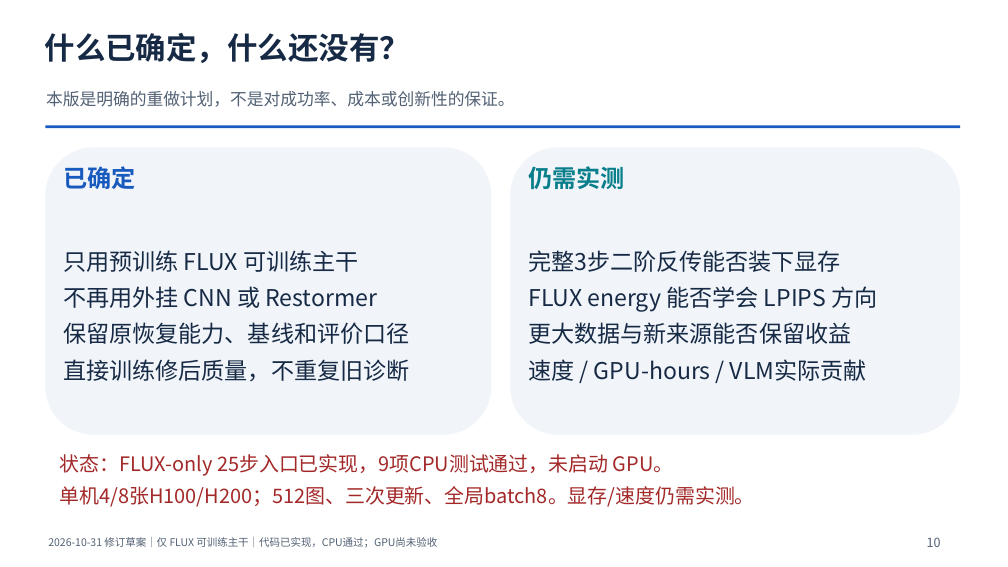
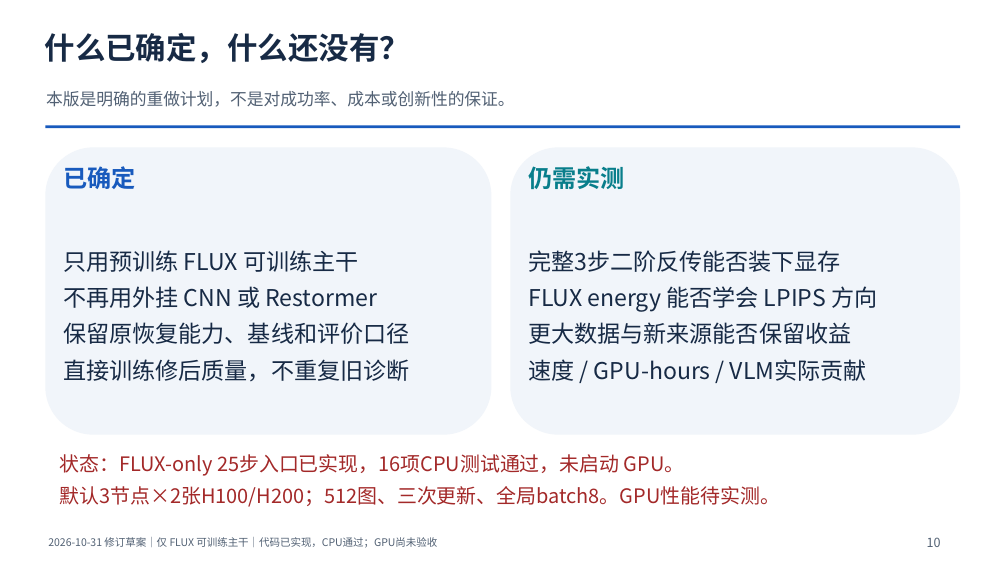
Before and after one commit to Jason-Wang313/zhenhaowangbackup, a slide deck: slide 10 of presentations/novel_ppt_approach/Novel_PPT_Approach_VLM_Restoration_Energy.pptx. Drawn at 1008x567 pixels with LibreOffice and Linux fonts; fonts in the diff are those of the drawing. Boxes give left, top, right and bottom in pixels: in the first picture for what was removed or moved away, otherwise in the second. Text is boxed around its words. In the diff, an @@ line names an element or a change of style, - is before the commit and + after.

Commit message:
Default GPU experiments to 3x2 and support six-rank FLUX energy training

```diff
--- a/presentations/novel_ppt_approach/Novel_PPT_Approach_VLM_Restoration_Energy.pptx
+++ b/presentations/novel_ppt_approach/Novel_PPT_Approach_VLM_Restoration_Energy.pptx
@@ text at (60, 454, 780, 507): text changed @@
-状态：FLUX-only 25步入口已实现，9项CPU测试通过，未启动 GPU。
-单机4/8张H100/H200；512图、三次更新、全局batch8。显存/速度仍需实测。
+状态：FLUX-only 25步入口已实现，16项CPU测试通过，未启动 GPU。
+默认3节点×2张H100/H200；512图、三次更新、全局batch8。GPU性能待实测。
```
Also in this commit, not shown: 16 other files.
